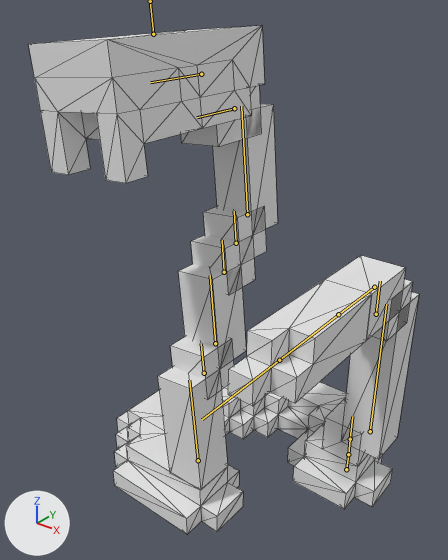
A saved change to the FBX model SheriffWest/Assets/Models/Meshes/Cowboys/cowboy_snake.fbx.
Before and after are seen from a 50 mm lens placed at (1.55, -2.19, 2.35), pointed at (-0.07, -0.16, 1.09). Arrows for +X, +Y and +Z are at lower left; the lights stay in place. Both versions are drawn at frame 6 of the action 'Idle'; the numbers are the values there. The bones that bend it are drawn over the model as lines. Mesh edges are drawn as thin lines.

In view in the first picture: 'cowboy_snake'.
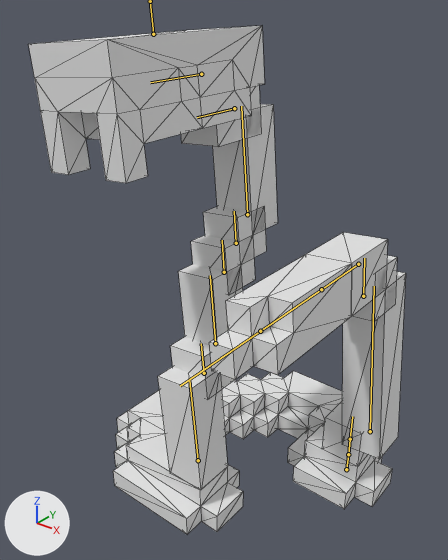
The change, as a diff of the scene's bpy script:
```diff
--- a/SheriffWest/Assets/Models/Meshes/Cowboys/cowboy_snake.fbx.py
+++ b/SheriffWest/Assets/Models/Meshes/Cowboys/cowboy_snake.fbx.py
@@ bone_tail1 @@
 bone_tail1 = bpy.data.objects['Armature'].pose.bones['Tail1']  # child of 'Tail'
-bone_tail1.rotation_quaternion = (1.0, 0.0, 0.0, 0.0)  # degrees (0, 0, 0)
-bone_tail1.scale = (1.0, 1.0, 1.0)
+bone_tail1.rotation_quaternion = (0.999, 0.0, 0.0, 0.044)  # degrees (0, 0, 5)
+bone_tail1.scale = (1.0, 1.1, 1.0)
```

Changed parts and their boxes [x1, y1, x2, y2] in the pictures (448 x 560 px):
'cowboy_snake', posed: before [29, 26, 419, 534]; after [29, 26, 406, 534]
bone 'Tail1', root to tip: before (370, 431) to (386, 304); after (370, 431) to (374, 286)
